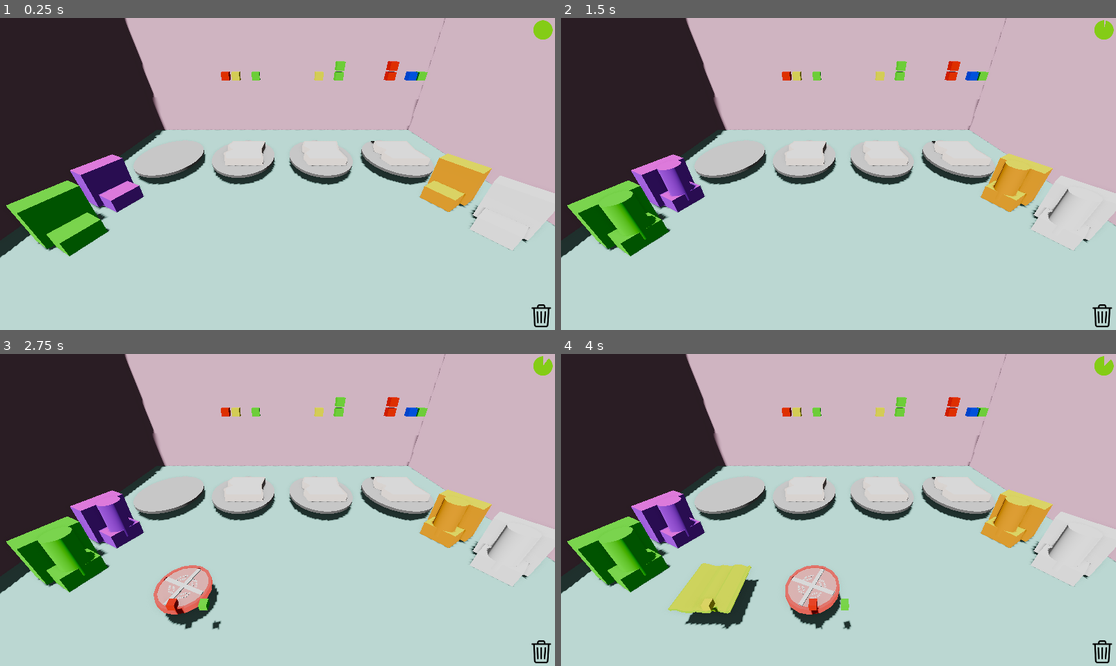
Above: before the commit, frames 1-4 (two rows, left to right).
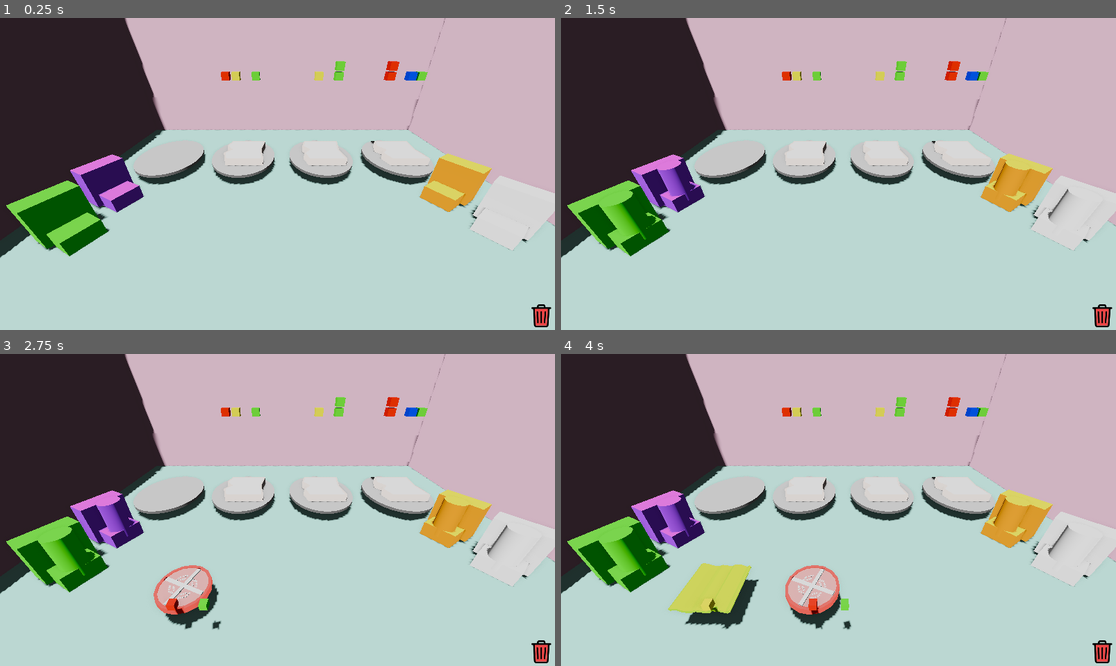
Above: after the commit, the same moments.

Repository: gabrield67/Sandwich-Shop
Game: Godot game, scene res://scenes/game_art.tscn
Two runs of this game, one before a commit and one after it. Both use one fixed random seed, a clock stepped at 60 frames per second and the inputs below. This scene is started directly instead of the project's main scene.
Inputs (mouse positions are in pixels of both pictures, inside the frame that each line leads up to):
- Up to frame 1 (0.25 s): no input
- Up to frame 2 (1.5 s): tap Enter at 0.5 s; move the mouse to (810, 236) at 0.52 s; click (810, 236) at 0.67 s; tap Space at 1.25 s; drag from (1005, 220) to (810, 236) at 1.27 s
- Up to frame 3 (2.75 s): move the mouse to (111, 463) at 2.02 s; click (111, 463) at 2.17 s
- Up to frame 4 (4 s): drag from (866, 510) to (672, 463) at 2.77 s; move the mouse to (755, 432) at 3.52 s; click (755, 432) at 3.67 s

The runs differ from the first frame. In frame 1, 0.3% of the frame differs, in the area x 95-100%, y 0-100%; in frame 2, 0.3%; in frame 3, 0.3%; in frame 4, 0.3%.
Error after the commit: Invalid assignment of property or key 'wait_time' with value of type 'int' on a base object of type 'null instance'. (res://scenes/game_manager.gd:43)

Commit message:
move game logic to game manager
removing all logic from HUD so we can quickly add better UI later

Diff:
--- a/scenes/UI/HUD.tscn
+++ b/scenes/UI/HUD.tscn
@@ -34,8 +34,6 @@
 nine_patch_stretch = true
 texture_progress = ExtResource("1_fls4u")
 
-[node name="Level Timer" type="Timer" parent="Control/Timer Container/Radial Timer" unique_id=1849427169]
-
 [node name="Waste Container" type="MarginContainer" parent="Control" unique_id=1267399968]
 layout_mode = 1
 anchors_preset = 3
--- a/scenes/UI/hud.gd
+++ b/scenes/UI/hud.gd
@@ -1,48 +1,26 @@
 extends CanvasLayer
 
-@onready var timer: Timer = $"Control/Timer Container/Radial Timer/Level Timer"
 @onready var waste: TextureProgressBar = $"Control/Waste Container/Waste Progress"
 @onready var radialProgress: TextureProgressBar = $"Control/Timer Container/Radial Timer"
-@onready var wasteLabel: Label = $"Control/Waste Container/Label"
 
 
 @export var levelTime: int = 30
 @export var maxWaste: int = 10
-
-var wasteCount: int = 0
 
 var goodSandwichCount: int = 0
 var badSandwichCount: int = 0
 
 # Called when the node enters the scene tree for the first time.
 func _ready() -> void:
-	#set Level Timer
-	timer.wait_time = levelTime
-	timer.one_shot = true
-	timer.start()
-
-	radialProgress.max_value = timer.wait_time
-
-	#set Waste Progress Bar
-	waste.max_value = maxWaste
+	pass
 
 
 # Called every frame. 'delta' is the elapsed time since the previous frame.
 func _process(_delta: float) -> void:
+	pass
 
-	#update Level Timer
-	radialProgress.value = timer.time_left
 
-	#update Wasted Items
-	#GlobalEvents.ingredients_wasted.connect(_on_ingredients_wasted)
-
-# Update Trash Progress Bar every time there's a wasted ingredient
-func _on_ingredients_wasted():
-	wasteCount += 1
-	waste.value = wasteCount
-	if wasteCount > maxWaste:
-		GlobalEvents.max_ingredients_wasted.emit()
-
+# update sandwiches
 func addGoodSandwich() -> void:
 	goodSandwichCount = goodSandwichCount + 1
 	#get_parent().startUpgradeTime()
@@ -50,3 +28,17 @@
 func addBadSandwich() -> void:
 	badSandwichCount = badSandwichCount + 1
 	#get_parent().startUpgradeTime()
+
+# update timer
+func setMaxTimer(max_time) -> void:
+	radialProgress.max_value = max_time
+
+func updateTimer(current_time)-> void:
+	radialProgress.value = current_time
+
+# update waste
+func setMaxWaste(max_waste) -> void:
+	waste.max_value = max_waste
+
+func updateWaste(current_waste) -> void:
+	waste.value = current_waste
--- a/scenes/game_develop.tscn
+++ b/scenes/game_develop.tscn
@@ -8,6 +8,7 @@
 [ext_resource type="AudioStream" uid="uid://b54m7lsq21hkc" path="res://sounds/spring_07_rubber_duck.ogg" id="8_0tnpc"]
 [ext_resource type="AudioStream" uid="uid://cuwtp2lhf4g5" path="res://sounds/music/rpg_brandon_morris_oga_hael_DB.ogg" id="8_gee14"]
 [ext_resource type="PackedScene" uid="uid://b4kkoakbexh8r" path="res://models/walls.tscn" id="9_0tnpc"]
+[ext_resource type="PackedScene" uid="uid://bfd7ic8voya81" path="res://scenes/game_timer.tscn" id="10_ofl7d"]
 [ext_resource type="PackedScene" uid="uid://cmanph4x4jobr" path="res://scenes/upgrade_manager.tscn" id="10_vtaks"]
 
 [sub_resource type="BoxShape3D" id="BoxShape3D_8cj0n"]
@@ -94,3 +95,7 @@
 
 [node name="UpgradeManager" parent="." unique_id=357130373 instance=ExtResource("10_vtaks")]
 transform = Transform3D(1, 0, 0, 0, 1, 0, 0, 0, 1, 0.38257766, 1.62287, -2.3773456)
+
+[node name="Game Timer" parent="." unique_id=936284248 instance=ExtResource("10_ofl7d")]
+
+[connection signal="timeout" from="Game Timer" to="." method="_on_game_timer_timeout"]
--- a/scenes/game_manager.gd
+++ b/scenes/game_manager.gd
@@ -2,8 +2,10 @@
 
 const DIST = 1000
 
-
-
+@onready var timer: Timer = $"Game Timer"
+@onready var hud: CanvasLayer = $"HUD"
+
+# drag and drop functionality
 var grabbed_object = null
 var hover_object = null
 var mouse = Vector2()
@@ -19,17 +21,40 @@
 var grab_position = Vector2()
 var firstPress = true
 
+# sauce upgrades
 var upgradeTime = false
+
+# game data
+var wasteCount: int = 0
+
+var goodSandwichCount: int = 0
+var badSandwichCount: int = 0
+
+@export var gameTime: int = 30
+@export var maxWaste: int = 10
 
 
 # Called when the node enters the scene tree for the first time.
 func _ready() -> void:
 	#@$AudioStreamPlayer.play()
-	pass # Replace with function body.
+
+	# Game Timer
+	hud.setMaxTimer(gameTime)
+	timer.wait_time = gameTime
+	timer.one_shot = true
+	timer.start()
+
+	# Waste Tracking
+	hud.setMaxWaste(maxWaste)
+
+	# listeners
+	GlobalEvents.ingredients_wasted.connect(_on_ingredients_wasted)
 
 
 # Called every frame. 'delta' is the elapsed time since the previous frame.
 func _process(delta: float) -> void:
+
+	# handle grabbed object
 	if grabbed_object:
 		#cardHeight = clamp(cardHeight+delta*6,0,liftHeight);
 		grabbed_object.position = get_grab_position()
@@ -40,7 +65,9 @@
 			#prevCardHeight = clamp(prevCardHeight+delta*-5	,0,liftHeight);
 			#prev_grabbed_object.position[1] = cardHeightOrig +  prevCardHeight
 			pass
-	pass
+
+	# handle game timer
+	hud.updateTimer(timer.time_left)
 
 
 func _input(event: InputEvent) -> void:
@@ -165,3 +192,16 @@
 func stopUpgradeTime():
 	upgradeTime = false
 	$IngredientSpawner.upgradeTime = false
+
+# Time Functions
+func _on_game_timer_timeout():
+	print("Time's Up")
+	GlobalEvents.level_timer_end.emit()
+
+# update Trash Progress Bar every time there's a wasted ingredient
+func _on_ingredients_wasted():
+	wasteCount += 1
+	hud.updateWaste(wasteCount)
+	if wasteCount > maxWaste:
+		print("Max Ingredients Wasted")
+		GlobalEvents.max_ingredients_wasted.emit()
--- /dev/null
+++ b/scenes/game_timer.tscn
@@ -0,0 +1,3 @@
+[gd_scene format=3 uid="uid://bfd7ic8voya81"]
+
+[node name="Game Timer" type="Timer" unique_id=936284248]
